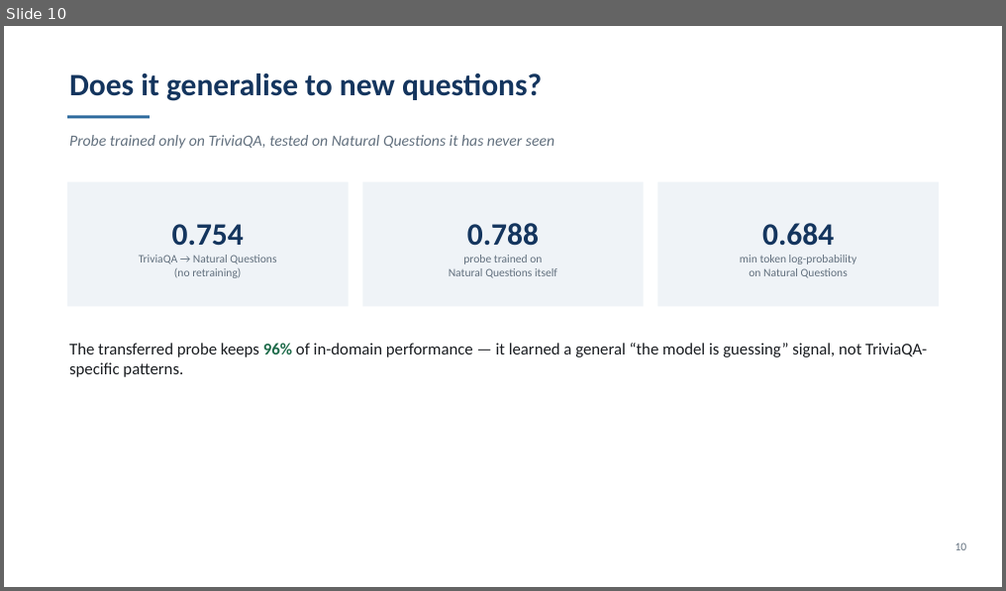
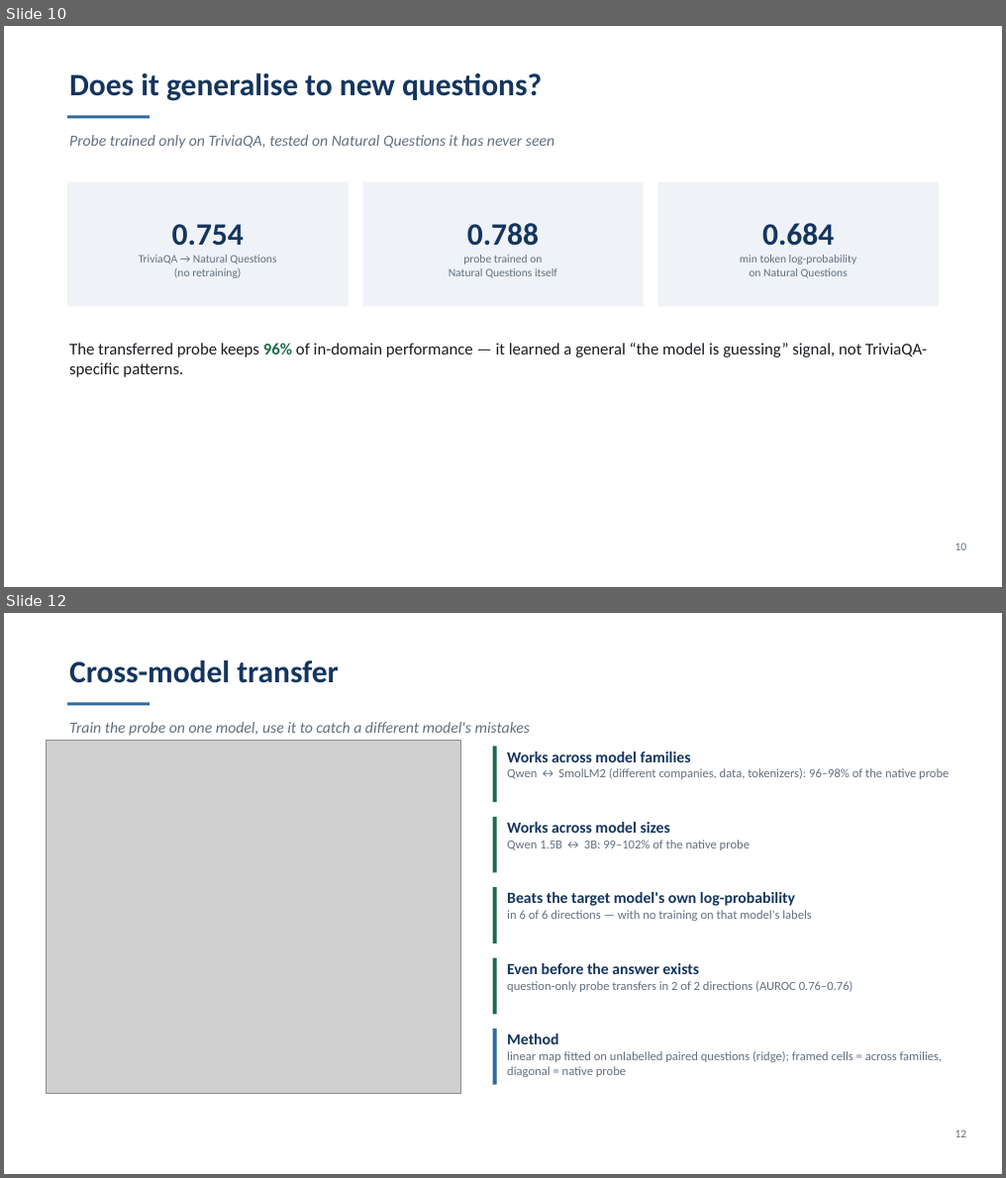
Before and after one commit to Raghuramjella/hallucination-probe, a slide deck: Final_Review_PPT.pptx. Shown one above the other, each under a label of ours: slide 10 before the commit, slides 10 and 12 after it; the slides between them are not shown. The pictures are 1006x591 and 1006x1178 pixels, drawn with LibreOffice and Linux fonts; fonts in the diff are those of the drawing; grey boxes stand for pictures. Boxes give left, top, right and bottom in pixels: in the first picture for what was removed or moved away, otherwise in the second. Text is boxed around its words. In the diff, an @@ line names an element or a change of style, - is before the commit and + after.

```diff
--- a/Final_Review_PPT.pptx
+++ b/Final_Review_PPT.pptx
@@ slide 12 added at (4,613,1002,1174), background #FFFFFF @@
@@ text added at (69,661,339,683), 30 pt, text #14355E, bold @@
+Cross-model transfer
@@ rectangle added at (67,702,150,705), fill #2E6B9E @@
@@ text added at (69,722,530,736), 15 pt, text #62707E, italic @@
+Train the probe on one model, use it to catch a different model's mistakes
@@ picture added at (46,740,460,1093) @@
@@ rectangle added at (493,747,497,802), fill #1E6B4A @@
@@ text added at (507,752,948,779), 12 pt, text #62707E @@
+Works across model families
+Qwen ↔ SmolLM2 (different companies, data, tokenizers): 96–98% of the native probe
@@ rectangle added at (493,817,497,872), fill #1E6B4A @@
@@ text added at (507,822,749,851), 12 pt, text #62707E @@
+Works across model sizes
+Qwen 1.5B ↔ 3B: 99–102% of the native probe
@@ rectangle added at (493,888,497,944), fill #1E6B4A @@
@@ text added at (507,892,812,921), 12 pt, text #62707E @@
+Beats the target model's own log-probability
+in 6 of 6 directions — with no training on that model's labels
@@ rectangle added at (493,959,497,1014), fill #1E6B4A @@
@@ text added at (507,963,853,992), 12 pt, text #62707E @@
+Even before the answer exists
+question-only probe transfers in 2 of 2 directions (AUROC 0.76–0.76)
@@ rectangle added at (493,1029,497,1085), fill #2E6B9E @@
@@ text added at (507,1034,943,1077), 12 pt, text #62707E @@
+Method
+linear map fitted on unlabelled paired questions (ridge); framed cells = across families, diagonal = native probe
@@ text added at (955,1130,967,1138), 11 pt, text #62707E @@
+12
```
Also in this commit, not shown: 6 slides changed, 2 other slides added, 28 other files.
